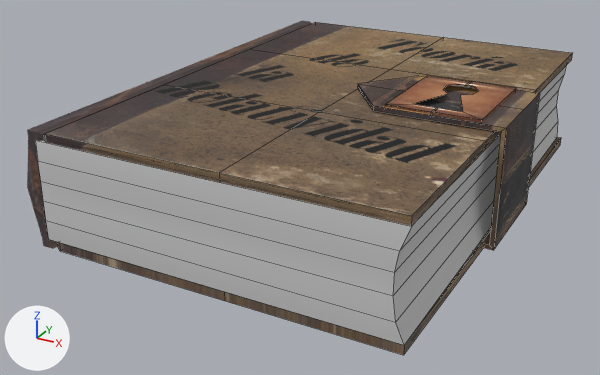
Before and after pictures for a commit that changed the FBX model Assets/Objects/Libro.FBX.
Camera for both pictures: a 50 mm lens placed at (0.853, -0.818, 0.407), pointed at (0.425, -0.039, 0.017). The axes (+X, +Y, +Z) are drawn at lower left. The lights are the same throughout. Mesh edges are drawn as thin lines on the coarser meshes. Where no turn or scale is listed for an object, it has been applied to the vertices.
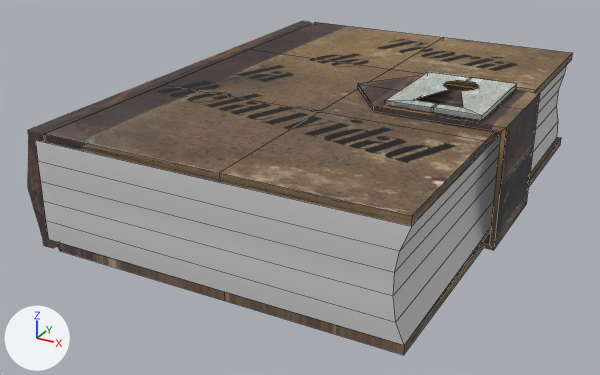
Location of each change, [x1, y1, x2, y2] in pixels of the pictures (600 x 375 px):
'Box006', surface changed, moved: before [385, 76, 516, 122]; after [385, 72, 517, 121]

What changed in the scene script:
```text
Add img_cristal_jpg:
    img_cristal_jpg = load_image('Cristal.jpg', 'Texturas/Cristal.jpg', 1250, 1000, 'sRGB')
Change mat_material__24:
    mat_material__24.texture: img_bronzecopper0039_s_jpg -> img_cristal_jpg
Change ob_box006:
    ob_box006.location: (-2.994, -0.0809, -0.0389) -> (-2.994, 0.102, -0.0389)
```
